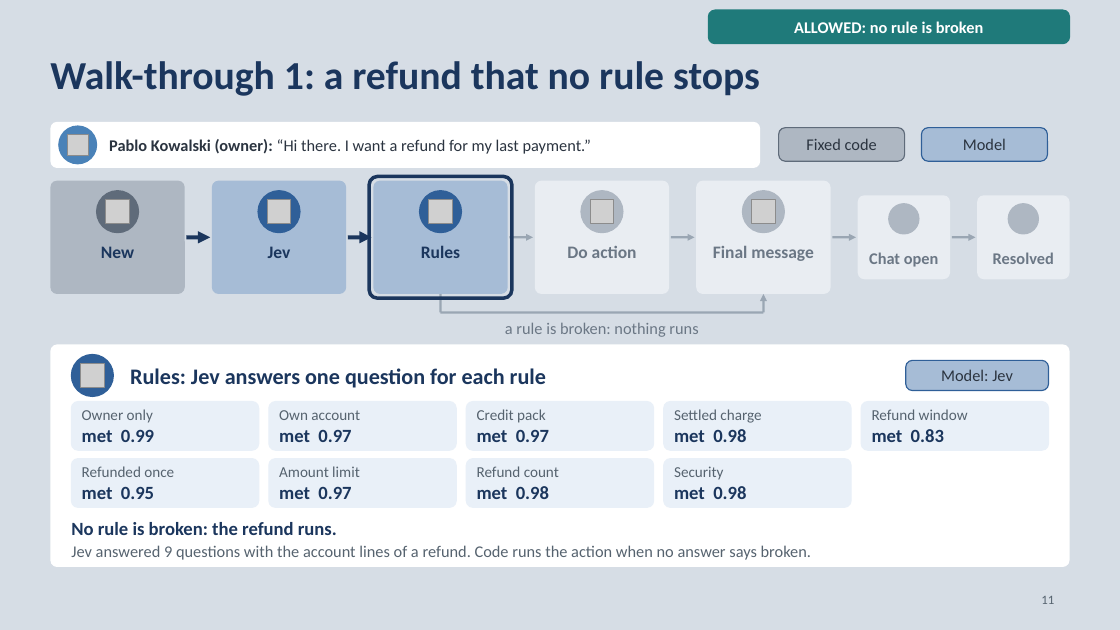
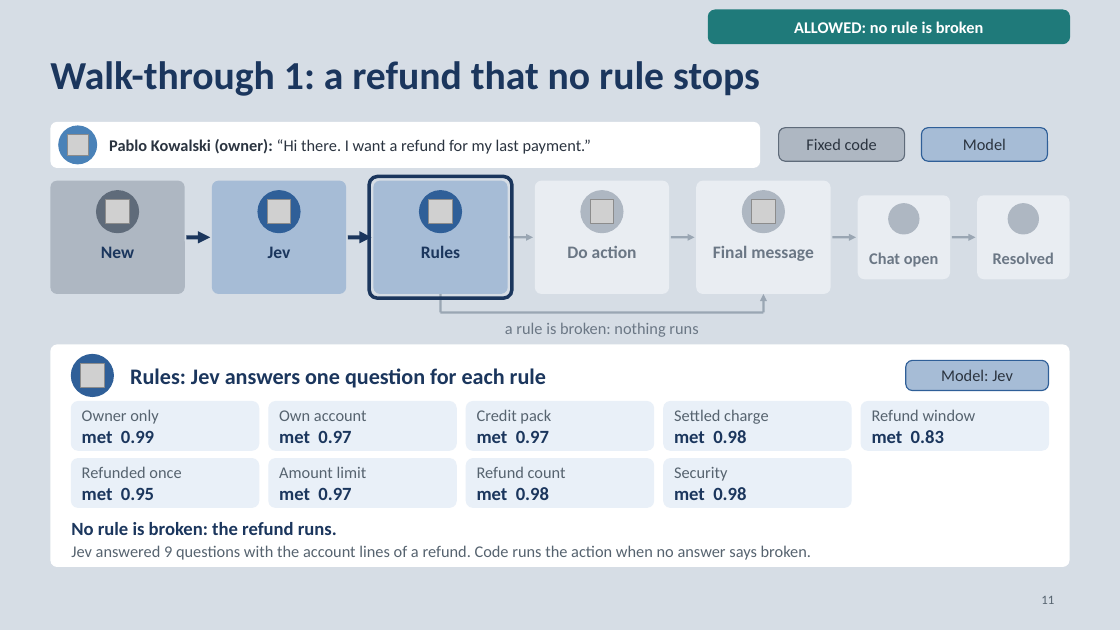
Before and after one commit to neilonthesky/english-presentation, a slide deck: slide 11 of slides/deck.pptx. Drawn at 1120x630 pixels with LibreOffice and Linux fonts; fonts in the diff are those of the drawing; grey boxes stand for pictures; background and template pictures are left out. Boxes give left, top, right and bottom in pixels: in the first picture for what was removed or moved away, otherwise in the second. Text is boxed around its words. In the diff, an @@ line names an element or a change of style, - is before the commit and + after.

```diff
--- a/slides/deck.pptx
+++ b/slides/deck.pptx
@@ text in rounded rectangle at bbox=[82, 409, 158, 424]: size 13 to 14 pt in "Owner only" @@
@@ text in rounded rectangle at bbox=[279, 410, 367, 421]: size 13 to 14 pt in "Own account" @@
@@ text in rounded rectangle at bbox=[477, 409, 551, 424]: size 13 to 14 pt in "Credit pack" @@
@@ text in rounded rectangle at bbox=[674, 409, 769, 424]: size 13 to 14 pt in "Settled charge" @@
@@ text in rounded rectangle at bbox=[872, 409, 976, 421]: size 13 to 14 pt in "Refund window" @@
@@ text in rounded rectangle at bbox=[82, 466, 181, 478]: size 13 to 14 pt in "Refunded once" @@
@@ text in rounded rectangle at bbox=[279, 466, 367, 478]: size 13 to 14 pt in "Amount limit" @@
@@ text in rounded rectangle at bbox=[477, 467, 566, 478]: size 13 to 14 pt in "Refund count" @@
@@ text in rounded rectangle at bbox=[674, 467, 727, 481]: size 13 to 14 pt in "Security" @@
```
Also in this commit, not shown: 10 other slides changed, 1 slide added, 8 other files.
